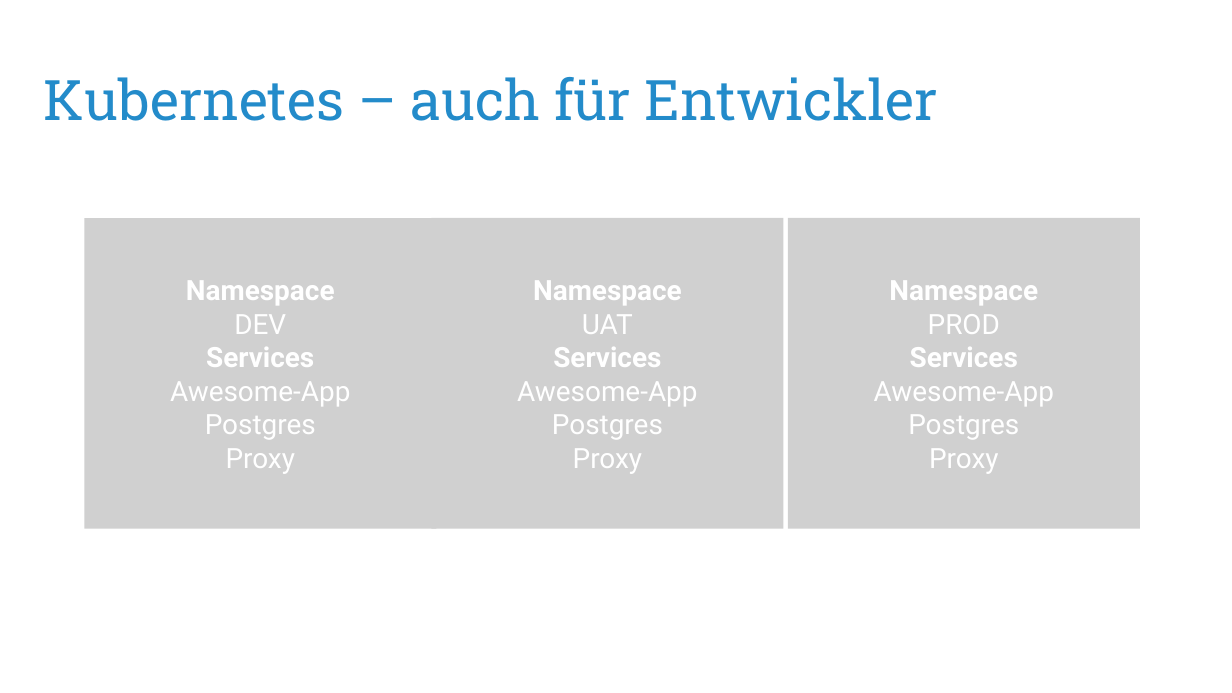
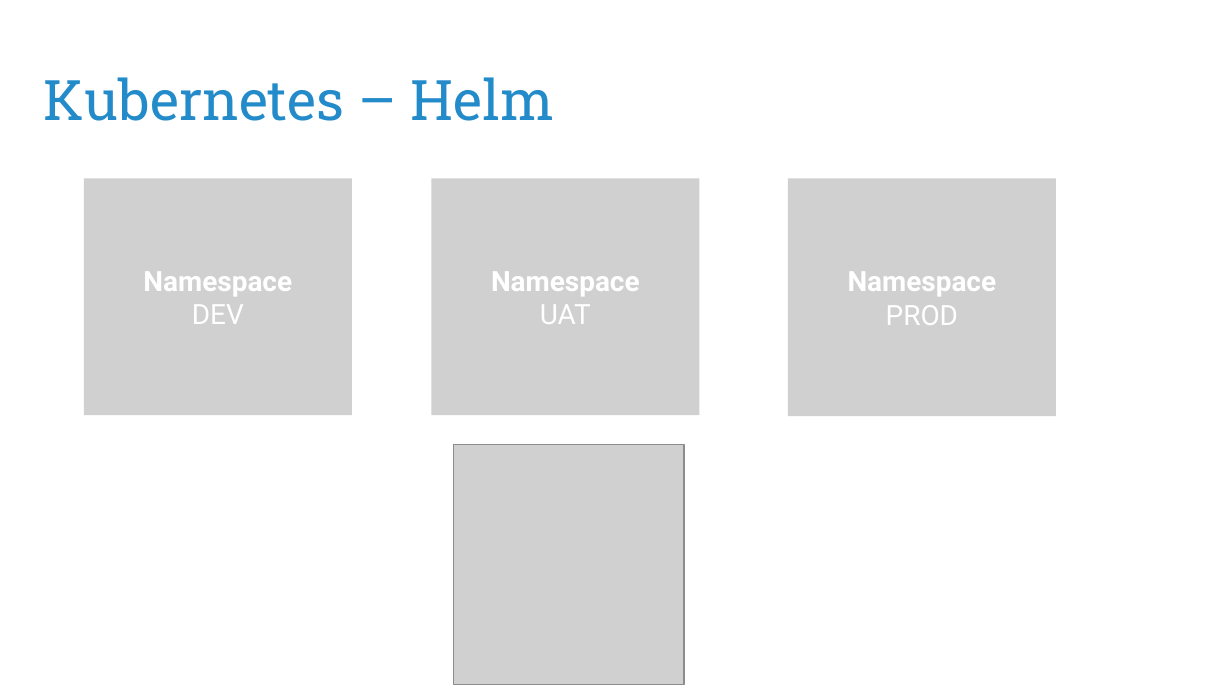
Before and after one commit to puzzle/kubernetes-techlab, a slide deck: slide 28 of presentation/kubernetes-workshop.odp (slide 20 before the commit). Drawn at 1232x693 pixels with LibreOffice and Linux fonts; fonts in the diff are those of the drawing; grey boxes stand for pictures. Boxes give left, top, right and bottom in pixels: in the first picture for what was removed or moved away, otherwise in the second. Text is boxed around its words. In the diff, an @@ line names an element or a change of style, - is before the commit and + after.

Commit message:
Updates Presentation

```diff
--- a/presentation/kubernetes-workshop.odp
+++ b/presentation/kubernetes-workshop.odp
@@ title at [44, 77, 555, 121]: text changed @@
-Kubernetes – auch für Entwickler
+Kubernetes – Helm
@@ picture "Namespace DEV": place and size @@
-picture "Namespace DEV" at [84, 218, 436, 529]
+picture "Namespace DEV" at [84, 179, 352, 416]
@@ picture "Namespace UAT": place and size @@
-picture "Namespace UAT" at [432, 218, 784, 529]
+picture "Namespace UAT" at [432, 179, 700, 416]
@@ picture "Namespace PROD": place and size @@
-picture "Namespace PROD" at [788, 218, 1140, 529]
+picture "Namespace PROD" at [788, 179, 1056, 417]
@@ text in picture at [143, 272, 292, 324]: text changed; bold on @@
-Namespace
-DEV
-Services
-Awesome-App
-Postgres
-Proxy
+Namespace
+DEV
@@ text in picture at [491, 272, 640, 324]: text changed; bold on @@
-Namespace
-UAT
-Services
-Awesome-App
-Postgres
-Proxy
+Namespace
+UAT
@@ text in picture at [848, 272, 997, 325]: text changed; bold on @@
-Namespace
-PROD
-Services
-Awesome-App
-Postgres
-Proxy
+Namespace
+PROD
@@ picture added at [454, 445, 685, 685] @@
```
Also in this commit, not shown: 3 other slides changed, 17 slides added, 9 slides removed, 1 other file.
